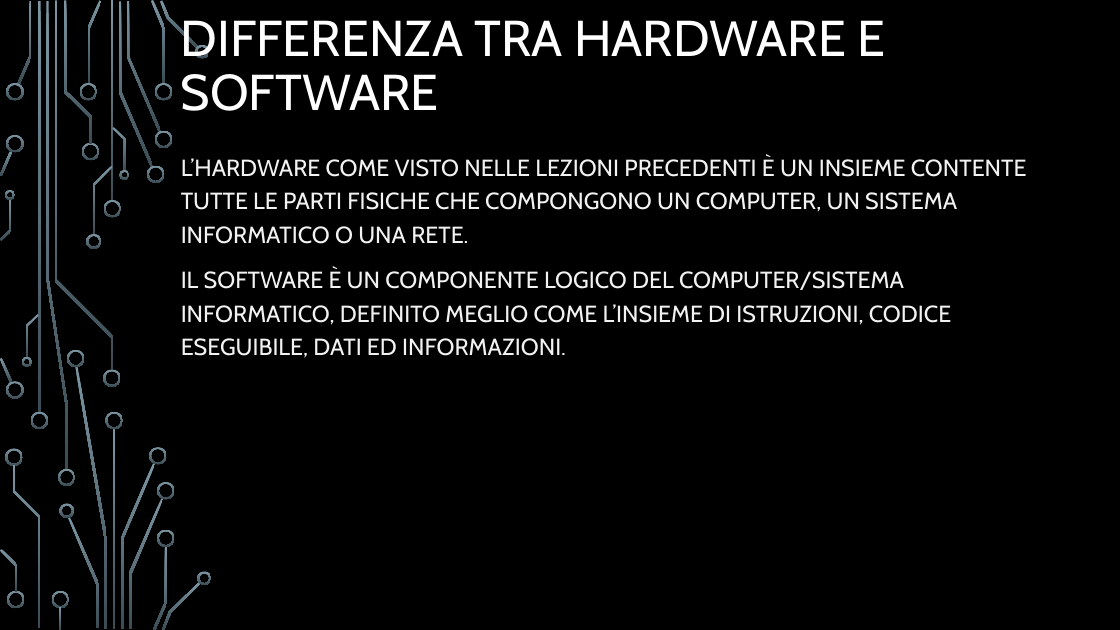
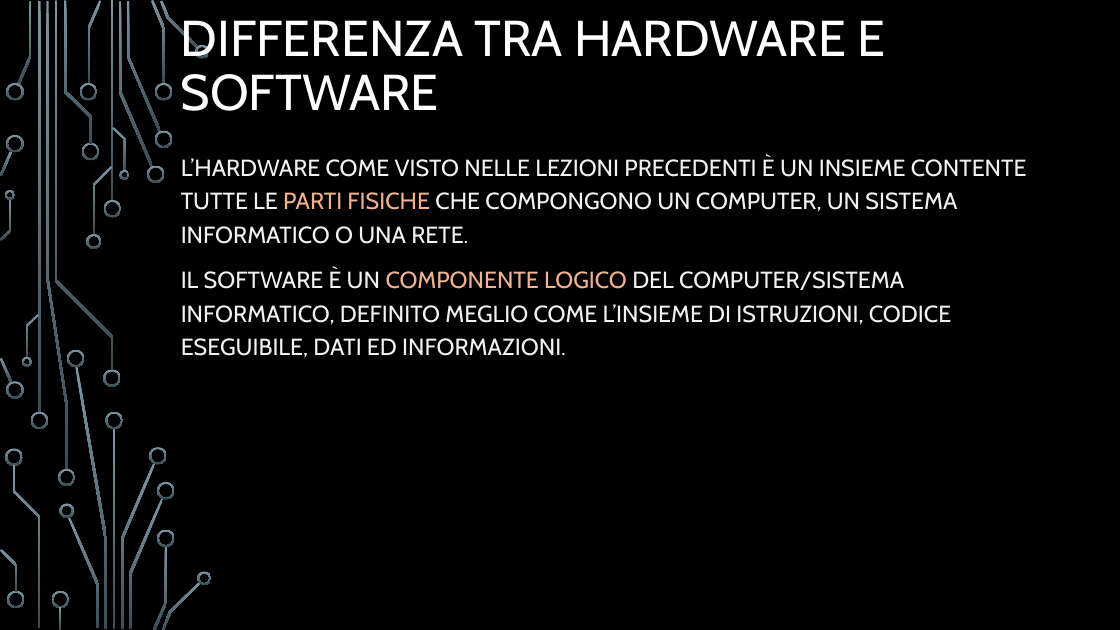
Before and after one commit to Eros-Capo/Corso-Java, a slide deck: slide 18 of Corso Java.pptx. Drawn at 1120x630 pixels with LibreOffice and Linux fonts; fonts in the diff are those of the drawing; background and template pictures are left out. Boxes give left, top, right and bottom in pixels: in the first picture for what was removed or moved away, otherwise in the second. Text is boxed around its words. In the diff, an @@ line names an element or a change of style, - is before the commit and + after.

```diff
--- a/Corso Java.pptx
+++ b/Corso Java.pptx
@@ subtitle "L’HARDWARE COME VISTO NELLE LEZIONI ..." at (x1=181, y1=155, x2=1027, y2=358): text colour #F2F2F2 to #F1B38F in "PARTI FISICHE", "COMPONENTE LOGICO" @@
```
Also in this commit, not shown: 28 other slides changed, 1 other file.
